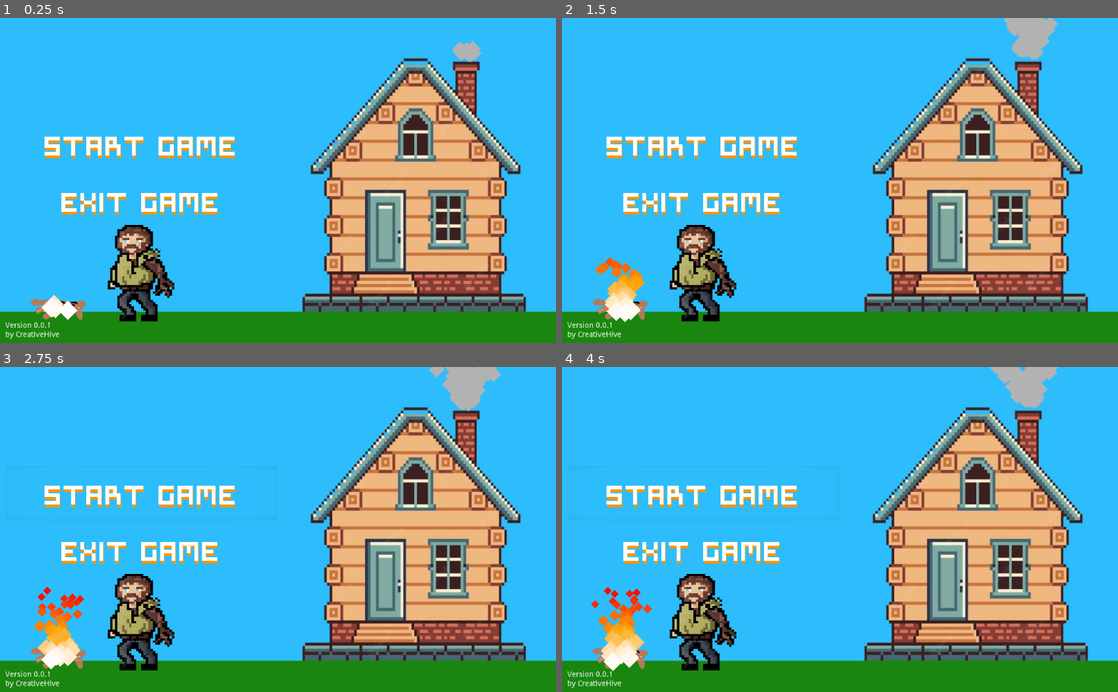
Above: before the commit, frames 1-4 (two rows, left to right).
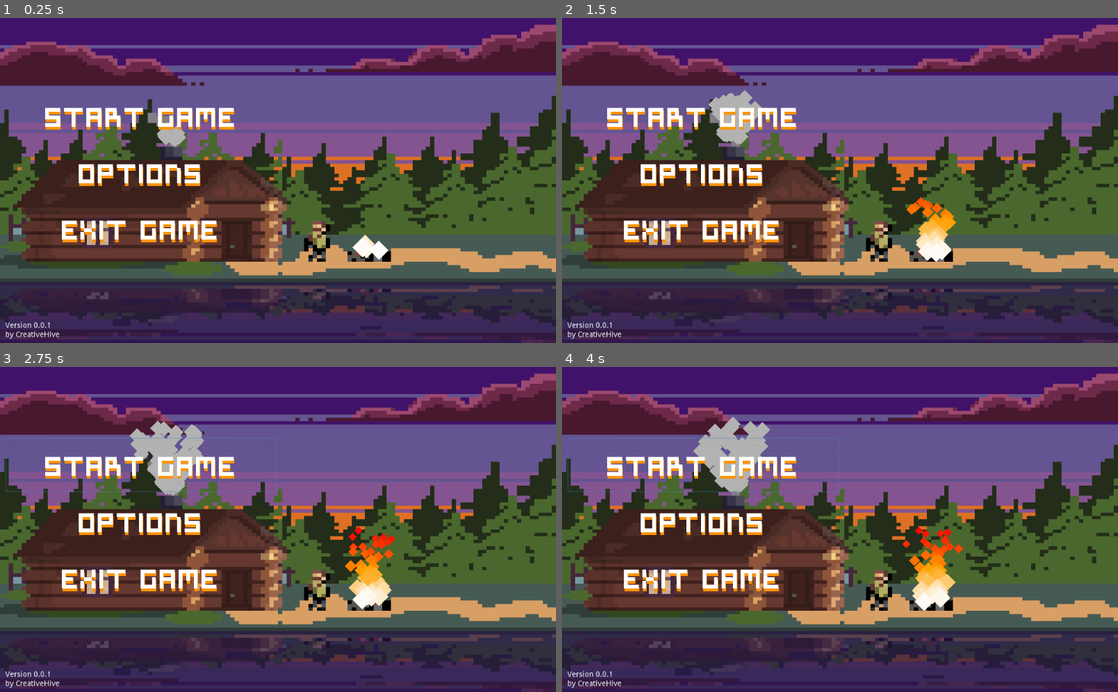
Above: after the commit, the same moments.

Repository: tarikdemiroren/GameCircleJam
Game: Godot game, scene res://src/user_interface/MainMenu.tscn
Same seed, same stepped clock (60 frames per second), same inputs: the game is played once before the commit and once after it. Before the commit the project has no main scene; this scene is started directly in both runs.
Inputs (mouse positions are in pixels of both pictures, inside the frame that each line leads up to):
- Up to frame 1 (0.25 s): no input
- Up to frame 2 (1.5 s): click (701, 174) at 0.5 s, where only the run after the commit has a clickable "Options"; click (840, 180) at 1.25 s, where only the run after the commit has a clickable "Go Back To The Maın Menu"
- Up to frame 3 (2.75 s): click "Start Game" at 2 s
- Up to frame 4 (4 s): click "Start Game" at 2.75 s; hold Right (right) from 3.53 s (still down); tap P (take_damage) at 3.6 s

The runs differ from the first frame. In frame 1, 99% of the frame differs, in the area x 0-100%, y 0-100%; in frame 2, 99%; in frame 3, 99%; in frame 4, 99%.

Commit message:
main menu main scene enemy die

Diff:
--- a/MyGame/project.godot
+++ b/MyGame/project.godot
@@ -33,6 +33,7 @@
 [application]
 
 config/name="Rootable"
+run/main_scene="res://src/user_interface/MainMenu.tscn"
 config/icon="res://icon.png"
 
 [gui]
--- a/MyGame/src/actors/EvilEye.gd
+++ b/MyGame/src/actors/EvilEye.gd
@@ -14,6 +14,7 @@
 var is_attack_on = false
 var steering
 var damage = 10
+var dead =false
 
 # Declare member variables here. Examples:
 # var a = 2
@@ -27,24 +28,34 @@
 	pass # Replace with function body.
 
 func take_damage(amount: int):
+	set_physics_process_internal(false)
 	attSprite.hide()
 	fliSprite.hide()
 	hitSprite.show()
-	animator.play("EvilEyeTakeHit")
+	#animator.play("EvilEyeTakeHit")
 	print(health)
 	health -= amount
 	print(health)
 	if (health <= 0):
-		print("girdi")
-		self.queue_free()
-	yield(animator, "animation_finished")
+		dead = true
+		fliSprite.hide()
+		deathSprite.show()
+		attSprite.hide()
+		hitSprite.hide()
+		animator.play("EvilEyeDeath")
+		velocity = Vector2.ZERO
+
+
 	hitSprite.hide()
-	fliSprite.show()
+	set_physics_process_internal(true)
+
+func die():
+	self.queue_free()
 
 
 # Called every frame. 'delta' is the elapsed time since the previous frame.
 func _physics_process(delta: float):
-	if is_in_area:
+	if is_in_area and not dead:
 		direction = (mybody.global_position-self.global_position).normalized()*speed
 		steering = direction - velocity
 		velocity = velocity + steering
@@ -79,9 +90,9 @@
 	is_attack_on = true
 	fliSprite.hide()
 	attSprite.show()
-	if (velocity.x >= 0) and is_attack_on:
+	if (velocity.x >= 0) and is_attack_on and not dead:
 		animator.play("EvilEyeAttack")
-	elif is_attack_on:
+	elif is_attack_on and not dead:
 		animator.play("EvilEyeAttackLeft")
 	speed = 300
 	pass # Replace with function body.
@@ -90,9 +101,9 @@
 	is_attack_on=false
 	attSprite.hide()
 	fliSprite.show()
-	if (velocity.x > 0):
+	if (velocity.x > 0) and not dead:
 		animator.play("flight")
-	else:
+	elif not dead :
 		animator.play("flight_left")
 	pass # Replace with function body.
 
--- a/MyGame/src/actors/EvilEye.tscn
+++ b/MyGame/src/actors/EvilEye.tscn
@@ -93,8 +93,9 @@
 
 [sub_resource type="Animation" id=5]
 resource_name = "EvilEyeDeath"
-length = 0.4
-loop = true
+length = 0.5
+loop = true
+step = 0.05
 tracks/0/type = "value"
 tracks/0/path = NodePath("../EvilEyeDeath:frame")
 tracks/0/interp = 1
@@ -104,8 +105,22 @@
 tracks/0/keys = {
 "times": PoolRealArray( 0, 0.1, 0.2, 0.3 ),
 "transitions": PoolRealArray( 1, 1, 1, 1 ),
-"update": 1,
+"update": 0,
 "values": [ 0, 1, 2, 3 ]
+}
+tracks/1/type = "method"
+tracks/1/path = NodePath("..")
+tracks/1/interp = 1
+tracks/1/loop_wrap = true
+tracks/1/imported = false
+tracks/1/enabled = true
+tracks/1/keys = {
+"times": PoolRealArray( 0.35 ),
+"transitions": PoolRealArray( 1 ),
+"values": [ {
+"args": [  ],
+"method": "die"
+} ]
 }
 
 [sub_resource type="Animation" id=6]
@@ -306,7 +321,6 @@
 shape = SubResource( 1 )
 
 [node name="EvilEyeFlight" type="Sprite" parent="."]
-visible = false
 scale = Vector2( -1, 1 )
 texture = ExtResource( 1 )
 hframes = 8
@@ -323,6 +337,7 @@
 anims/flight_left = SubResource( 9 )
 
 [node name="EvilEyeAttack" type="Sprite" parent="."]
+visible = false
 scale = Vector2( -1, 1 )
 texture = ExtResource( 2 )
 hframes = 8
--- a/MyGame/src/dynamic_fonts/pixelfont1.tres
+++ b/MyGame/src/dynamic_fonts/pixelfont1.tres
@@ -3,5 +3,5 @@
 [ext_resource path="res://fonts/Symtext.ttf" type="DynamicFontData" id=1]
 
 [resource]
-size = 48
+size = 47
 font_data = ExtResource( 1 )
--- /dev/null
+++ b/MyGame/src/user_interface/MainMenu.gd
@@ -0,0 +1,41 @@
+extends Control
+
+onready var mainSettings = $MainContainer
+onready var settings = $OptionsScreen
+onready var confirm = $SureToQuit
+
+# Declare member variables here. Examples:
+# var a = 2
+# var b = "text"
+
+
+# Called when the node enters the scene tree for the first time.
+func _ready():
+	settings.hide()
+
+
+# Called every frame. 'delta' is the elapsed time since the previous frame.
+#func _process(delta):
+#	pass
+
+
+func _on_Exit_pressed():
+	confirm.show()
+
+
+func _on_Options_pressed():
+	mainSettings.hide()
+	settings.show()
+
+
+func _on_GoBack_pressed():
+	mainSettings.show()
+	settings.hide()
+
+
+func _on_fullScreenToggle_pressed():
+	OS.window_fullscreen = !OS.window_fullscreen
+
+
+func _on_SureToQuit_confirmed():
+	get_tree().quit()
--- a/MyGame/src/user_interface/MainMenu.tscn
+++ b/MyGame/src/user_interface/MainMenu.tscn
@@ -1,8 +1,9 @@
-[gd_scene load_steps=6 format=2]
-
-[ext_resource path="res://assets/title_char.png" type="Texture" id=1]
+[gd_scene load_steps=9 format=2]
+
+[ext_resource path="res://src/user_interface/MainMenu.gd" type="Script" id=1]
 [ext_resource path="res://src/dynamic_fonts/pixelfont1.tres" type="DynamicFont" id=2]
 [ext_resource path="res://src/user_interface/menu_background.tscn" type="PackedScene" id=3]
+[ext_resource path="res://fonts/Symtext.ttf" type="DynamicFontData" id=4]
 
 [sub_resource type="Animation" id=1]
 length = 0.001
@@ -35,20 +36,20 @@
 "values": [ Color( 0, 0, 0, 0 ), Color( 0, 0, 0, 1 ) ]
 }
 
+[sub_resource type="DynamicFont" id=3]
+size = 18
+font_data = ExtResource( 4 )
+
+[sub_resource type="DynamicFont" id=4]
+size = 26
+font_data = ExtResource( 4 )
+
 [node name="MainMenu" type="Control"]
 anchor_right = 1.0
 anchor_bottom = 1.0
+script = ExtResource( 1 )
 
 [node name="menu_background" parent="." instance=ExtResource( 3 )]
-
-[node name="char" type="TextureRect" parent="."]
-margin_left = 181.0
-margin_top = 378.0
-margin_right = 321.0
-margin_bottom = 568.0
-texture = ExtResource( 1 )
-expand = true
-flip_h = true
 
 [node name="MainContainer" type="VBoxContainer" parent="."]
 anchor_right = 1.0
@@ -70,9 +71,9 @@
 alignment = 1
 
 [node name="Start" type="Button" parent="MainContainer/buttons"]
-margin_top = 169.0
-margin_right = 500.0
-margin_bottom = 269.0
+margin_top = 117.0
+margin_right = 500.0
+margin_bottom = 217.0
 rect_min_size = Vector2( 500, 100 )
 flat = true
 
@@ -89,11 +90,34 @@
 custom_constants/shadow_offset_y = 5
 custom_fonts/font = ExtResource( 2 )
 text = "Start Game"
+align = 1
+
+[node name="Options" type="Button" parent="MainContainer/buttons"]
+margin_top = 221.0
+margin_right = 500.0
+margin_bottom = 321.0
+rect_min_size = Vector2( 500, 100 )
+flat = true
+
+[node name="OpitonsLabel" type="Label" parent="MainContainer/buttons/Options"]
+anchor_left = 0.5
+anchor_top = 0.5
+anchor_right = 0.5
+anchor_bottom = 0.5
+margin_left = -178.5
+margin_top = -36.0
+margin_right = 178.5
+margin_bottom = 36.0
+custom_colors/font_color_shadow = Color( 1, 0.584314, 0, 1 )
+custom_constants/shadow_offset_y = 5
+custom_fonts/font = ExtResource( 2 )
+text = "Options"
+align = 1
 
 [node name="Exit" type="Button" parent="MainContainer/buttons"]
-margin_top = 273.0
-margin_right = 500.0
-margin_bottom = 373.0
+margin_top = 325.0
+margin_right = 500.0
+margin_bottom = 425.0
 rect_min_size = Vector2( 500, 100 )
 flat = true
 
@@ -110,6 +134,7 @@
 custom_constants/shadow_offset_y = 5
 custom_fonts/font = ExtResource( 2 )
 text = "Exit Game"
+align = 1
 
 [node name="VersionLabel" type="Label" parent="MainContainer"]
 margin_top = 551.0
@@ -127,3 +152,76 @@
 [node name="fader" type="AnimationPlayer" parent="fadeScreen"]
 anims/RESET = SubResource( 1 )
 anims/fade_in = SubResource( 2 )
+
+[node name="OptionsScreen" type="Control" parent="."]
+anchor_right = 1.0
+anchor_bottom = 1.0
+
+[node name="optionsContainer" type="VBoxContainer" parent="OptionsScreen"]
+anchor_right = 1.0
+anchor_bottom = 1.0
+margin_left = 50.0
+margin_top = 50.0
+margin_right = -50.0
+margin_bottom = -50.0
+
+[node name="fullScreenToggle" type="CheckBox" parent="OptionsScreen/optionsContainer"]
+margin_right = 924.0
+margin_bottom = 24.0
+align = 1
+icon_align = 1
+
+[node name="fllscrnlabel" type="Label" parent="OptionsScreen/optionsContainer/fullScreenToggle"]
+anchor_left = 0.032767
+anchor_top = -0.166667
+anchor_right = 0.298544
+anchor_bottom = 1.0
+custom_colors/font_color_shadow = Color( 1, 0, 0.984314, 1 )
+custom_constants/shadow_offset_y = 5
+custom_fonts/font = SubResource( 3 )
+text = "Toggle Fullscreen"
+__meta__ = {
+"_edit_use_anchors_": true
+}
+
+[node name="GoBack" type="Button" parent="OptionsScreen"]
+anchor_left = 0.5
+anchor_top = 0.5
+anchor_right = 0.5
+anchor_bottom = 0.5
+margin_left = -250.0
+margin_top = -50.0
+margin_right = 250.0
+margin_bottom = 50.0
+rect_min_size = Vector2( 500, 100 )
+flat = true
+
+[node name="BackLabel" type="Label" parent="OptionsScreen/GoBack"]
+anchor_left = 0.5
+anchor_top = 0.5
+anchor_right = 0.5
+anchor_bottom = 0.5
+margin_left = -178.5
+margin_top = -36.0
+margin_right = 178.5
+margin_bottom = 36.0
+custom_colors/font_color_shadow = Color( 1, 0, 0.984314, 1 )
+custom_constants/shadow_offset_y = 5
+custom_fonts/font = SubResource( 4 )
+text = "Go Back To The Maın Menu"
+align = 1
+
+[node name="SureToQuit" type="ConfirmationDialog" parent="."]
+margin_left = 282.0
+margin_top = 116.0
+margin_right = 682.0
+margin_bottom = 256.0
+rect_min_size = Vector2( 400, 140 )
+dialog_text = "Are You Sure You Want To Quit?
+Anything unsaved will be lost!"
+
+[connection signal="pressed" from="MainContainer/buttons/Options" to="." method="_on_Options_pressed"]
+[connection signal="pressed" from="MainContainer/buttons/Exit" to="." method="_on_Exit_pressed"]
+[connection signal="pressed" from="OptionsScreen/optionsContainer/fullScreenToggle" to="." method="_on_fullScreenToggle_pressed"]
+[connection signal="pressed" from="OptionsScreen/GoBack" to="." method="_on_GoBack_pressed"]
+[connection signal="confirmed" from="SureToQuit" to="." method="_on_SureToQuit_confirmed"]
--- a/MyGame/src/user_interface/menu_background.tscn
+++ b/MyGame/src/user_interface/menu_background.tscn
@@ -1,6 +1,6 @@
 [gd_scene load_steps=8 format=2]
 
-[ext_resource path="res://assets/prototype_assets/prototype_main_menu.jpeg" type="Texture" id=1]
+[ext_resource path="res://assets/title_background.png" type="Texture" id=1]
 
 [sub_resource type="ParticlesMaterial" id=1]
 emission_shape = 2
@@ -56,14 +56,14 @@
 expand = true
 
 [node name="smoke" type="Particles2D" parent="TextureRect"]
-position = Vector2( 859, 64 )
+position = Vector2( 315, 220 )
 rotation = -1.5708
 amount = 100
 lifetime = 2.0
 process_material = SubResource( 1 )
 
 [node name="fire" type="Particles2D" parent="."]
-position = Vector2( 110, 542 )
+position = Vector2( 683, 431 )
 rotation = -1.5708
 amount = 50
 lifetime = 2.0
Not shown, added: MyGame/assets/start_screen/portal.png.import
Not shown, added: MyGame/assets/start_screen/portal_closed.png.import
